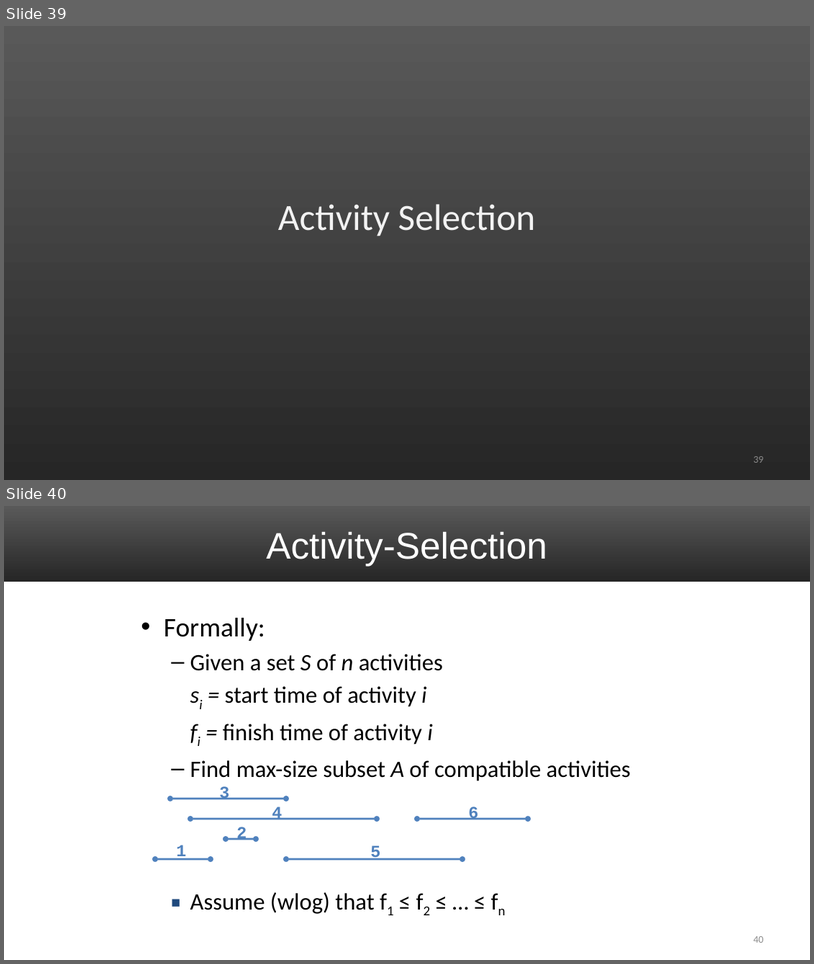
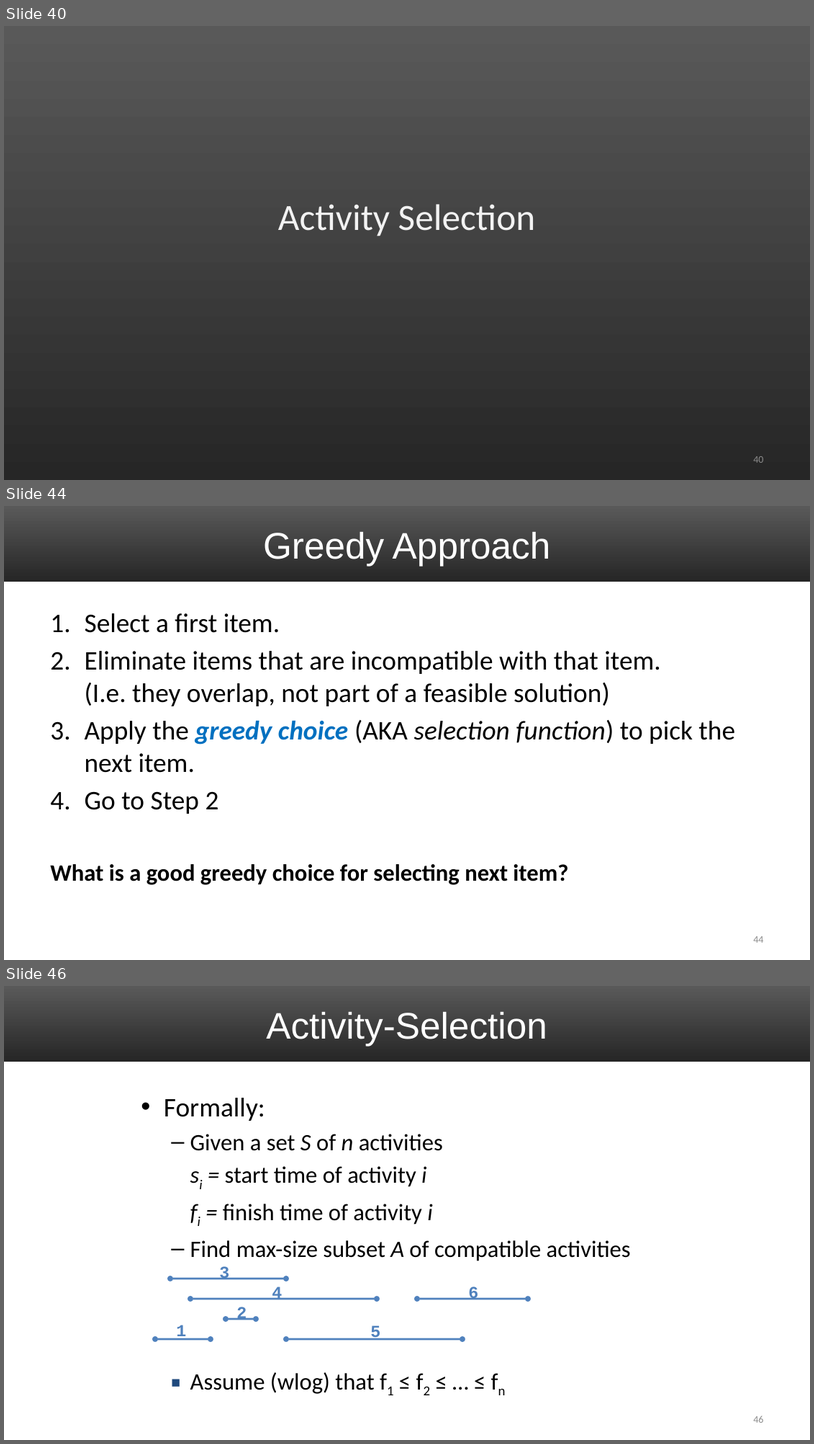
Before and after one commit to uva-cs/cs4102-f21, a slide deck: slides/GreedyAlgorithms_1.pptx. Shown one above the other, each under a label of ours: slides 39 and 40 before the commit, slides 40, 44 and 46 after it; the slides between them are not shown. The pictures are 814x964 and 814x1444 pixels, drawn with LibreOffice and Linux fonts; fonts in the diff are those of the drawing. Boxes give left, top, right and bottom in pixels: in the first picture for what was removed or moved away, otherwise in the second. Text is boxed around its words. In the diff, an @@ line names an element or a change of style, - is before the commit and + after.

Commit message:
updates to first set of Greedy slides

```diff
--- a/slides/GreedyAlgorithms_1.pptx
+++ b/slides/GreedyAlgorithms_1.pptx
@@ slide 44 added at (4, 506, 810, 960), background #FFFFFF; not listed: 1 template element that a slide beside it also shows @@
@@ title added at (263, 532, 551, 566), 44 pt, text #FFFFFF @@
+Greedy Approach
@@ text added at (50, 613, 736, 885), 32 pt, text #000000 @@
+1. Select a first item.
+2. Eliminate items that are incompatible with that item.
+   (I.e. they overlap, not part of a feasible solution)
+3. Apply the greedy choice (AKA selection function) to pick the next item.
+4. Go to Step 2
+What is a good greedy choice for selecting next item?
@@ page number added at (754, 936, 764, 942), 12 pt, text #8C8C8C @@
+44
@@ what was slide 39 is now slide 40 @@
@@ page number at (754, 456, 764, 462): text changed @@
-39
+40
@@ what was slide 40 is now slide 46 @@
@@ page number at (754, 1416, 764, 1422): text changed @@
-40
+46
```
Also in this commit, not shown: 4 slides changed, 13 other slides added, 4 other files.
